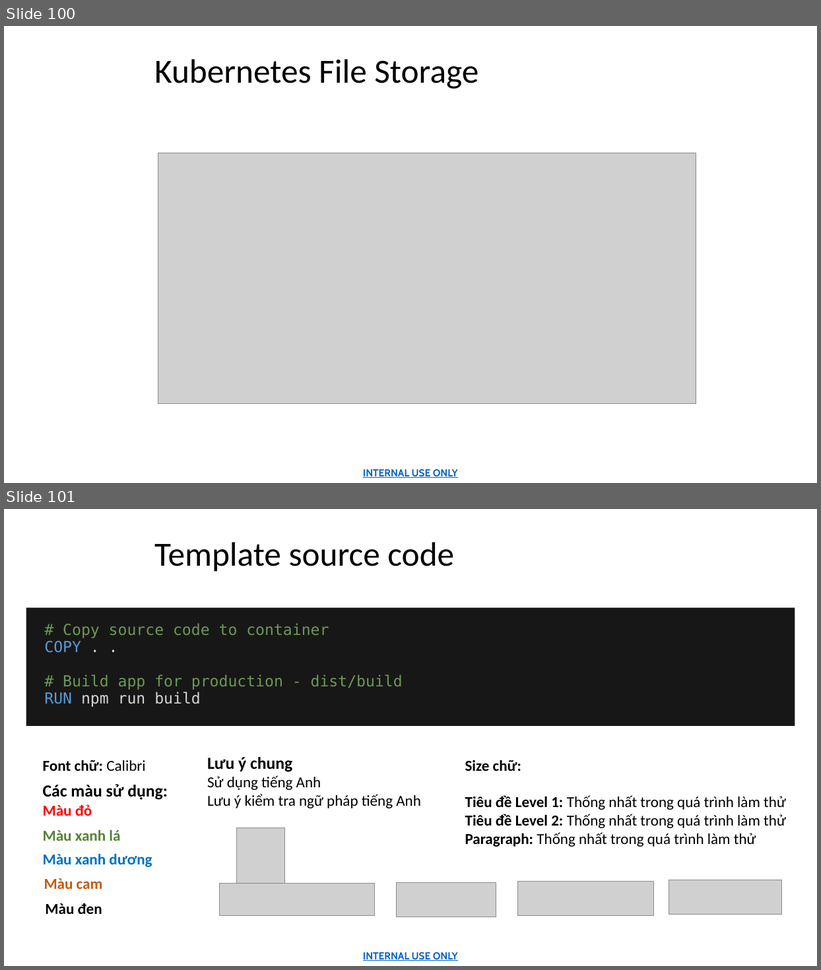
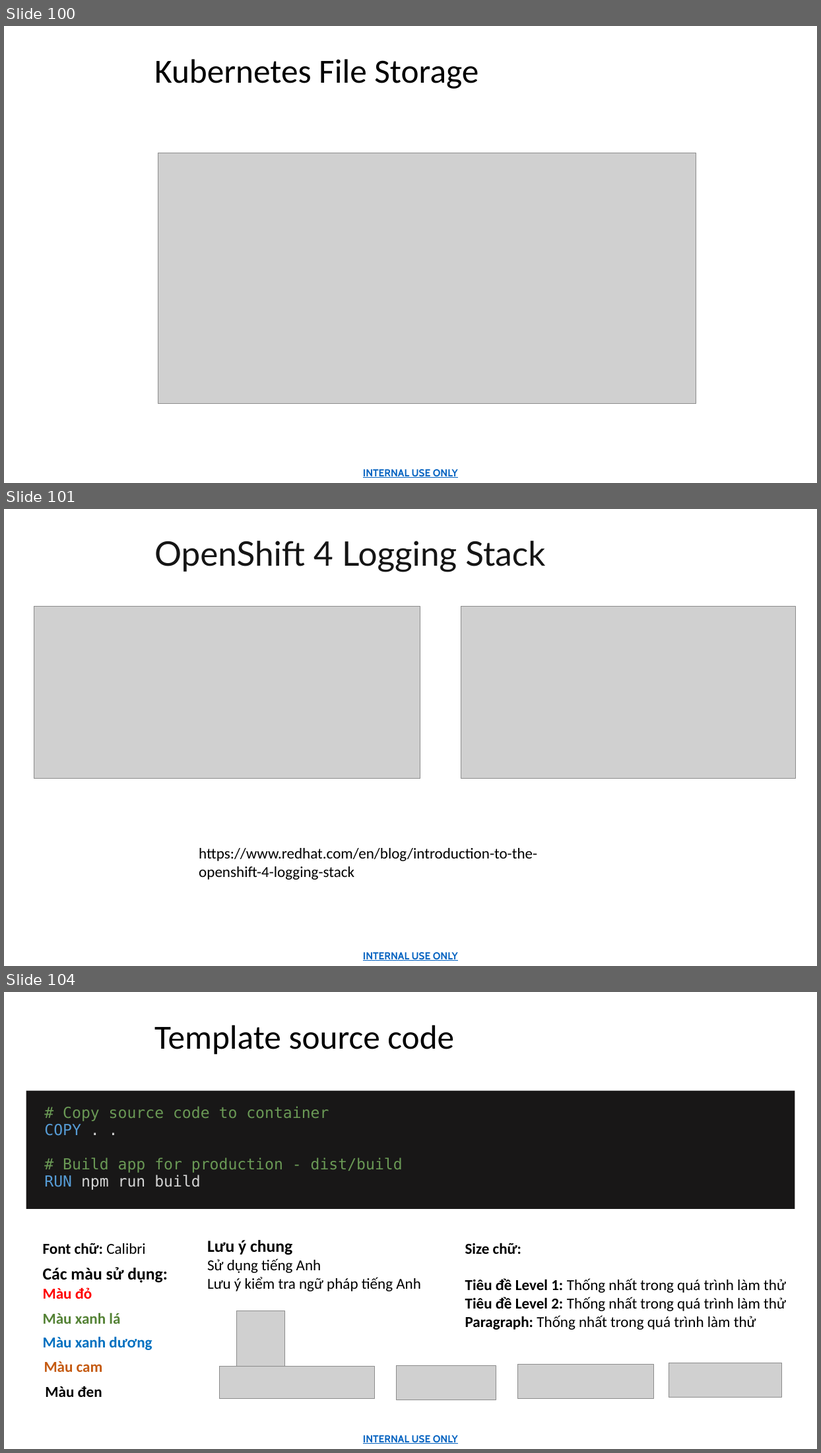
Before and after one commit to TruongKhanh23/toolbox, a slide deck: workspace/[Guideline]_CI_CD_Implementation.pptx. Shown one above the other, each under a label of ours: slides 100 and 101 before the commit, slides 100, 101 and 104 after it; the slides between them are not shown. The pictures are 821x970 and 821x1453 pixels, drawn with LibreOffice and Linux fonts; fonts in the diff are those of the drawing; grey boxes stand for pictures; background and template pictures are left out. Boxes give left, top, right and bottom in pixels: in the first picture for what was removed or moved away, otherwise in the second. Text is boxed around its words. In the diff, an @@ line names an element or a change of style, - is before the commit and + after.

```diff
--- a/workspace/[Guideline]_CI_CD_Implementation.pptx
+++ b/workspace/[Guideline]_CI_CD_Implementation.pptx
@@ slide 101 added at <box>4,509,817,966</box>, background picture (left out); not listed: 1 template element that a slide beside it also shows @@
@@ text added at <box>154,541,545,572</box>, 40 pt, text #151515 @@
+OpenShift 4 Logging Stack
@@ picture added at <box>34,606,420,778</box> @@
@@ picture added at <box>461,606,797,778</box> @@
@@ text added at <box>199,848,537,880</box>, 18 pt, text #000000 @@
+https://www.redhat.com/en/blog/introduction-to-the-openshift-4-logging-stack
@@ page number added at <box>628,947,812,965</box>, 12 pt, text #FFFFFF @@
+101
@@ what was slide 101 is now slide 104 @@
```
Also in this commit, not shown: 2 slides changed, 2 other slides added, 2 other files.
